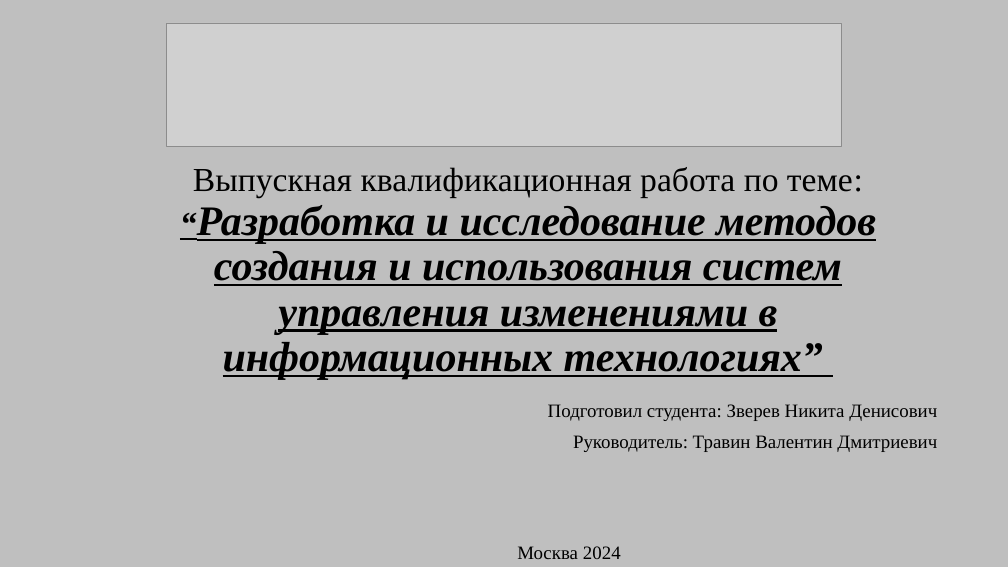
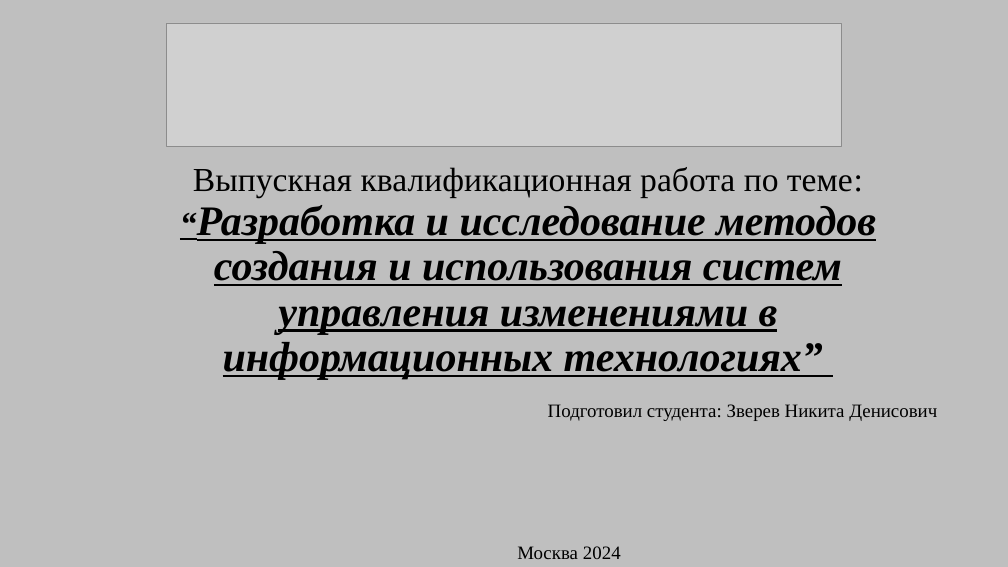
Before and after one commit to ZverevNikita/version_control_system, a slide deck: slide 1 of Дипломная работа (Зверев Н.Д.).pptx. Drawn at 1008x567 pixels with LibreOffice and Linux fonts; fonts in the diff are those of the drawing; grey boxes stand for pictures. Boxes give left, top, right and bottom in pixels: in the first picture for what was removed or moved away, otherwise in the second. Text is boxed around its words. In the diff, an @@ line names an element or a change of style, - is before the commit and + after.

Commit message:
Презентация дипломной работы
Презентация дипломной работы на тему «Разработка и исследование методов создания и использования систем управления изменениями в информационных технологиях»

```diff
--- a/Дипломная работа (Зверев Н.Д.).pptx
+++ b/Дипломная работа (Зверев Н.Д.).pptx
@@ subtitle at (x1=573, y1=435, x2=937, y2=452): paragraph removed @@
-Руководитель: Травин Валентин Дмитриевич
```
